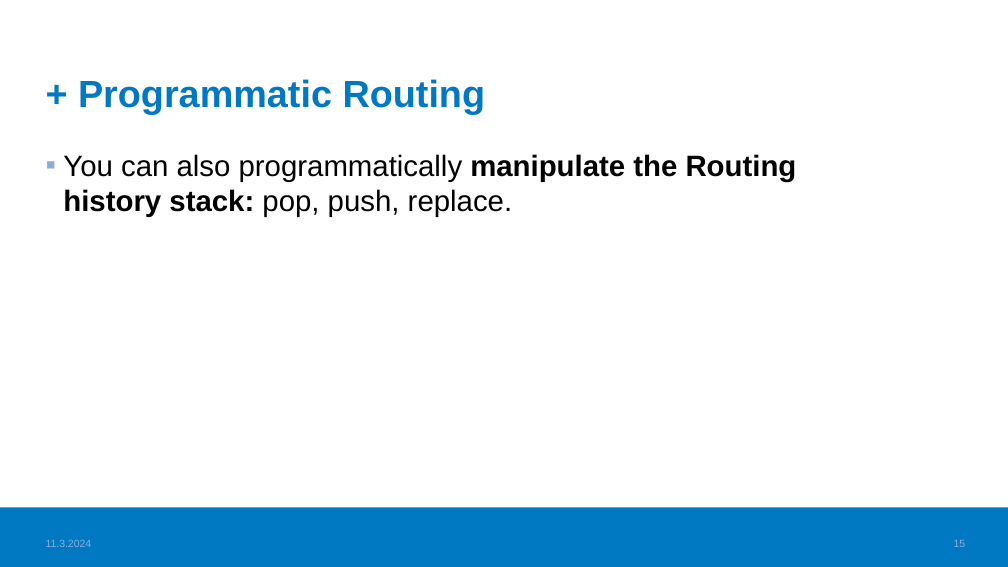
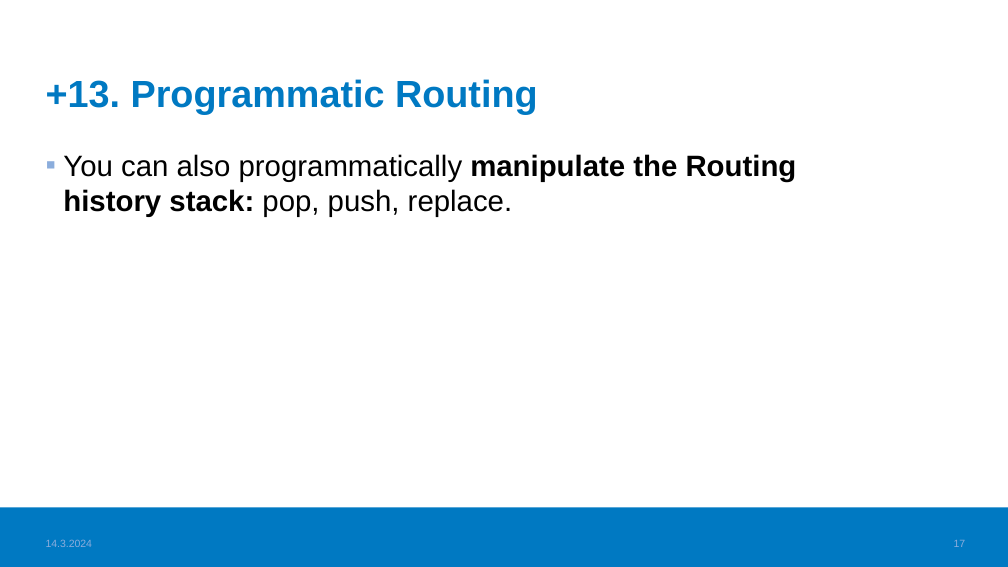
Before and after one commit to haagahelia/ohke-teknologiat, a slide deck: slide 17 of 05_frontend/Frontend_VideoTopics.pptx (slide 15 before the commit). Drawn at 1008x567 pixels with LibreOffice and Linux fonts; fonts in the diff are those of the drawing; background and template pictures are left out. Boxes give left, top, right and bottom in pixels: in the first picture for what was removed or moved away, otherwise in the second. Text is boxed around its words. In the diff, an @@ line names an element or a change of style, - is before the commit and + after.

```diff
--- a/05_frontend/Frontend_VideoTopics.pptx
+++ b/05_frontend/Frontend_VideoTopics.pptx
@@ title at <box>46,79,538,114</box>: text changed @@
-+ Programmatic Routing
++13. Programmatic Routing
@@ text at <box>46,539,93,547</box>: text changed @@
-11.3.2024
+14.3.2024
@@ page number at <box>954,540,966,547</box>: text changed @@
-15
+17
```
Also in this commit, not shown: 16 other slides changed, 1 other file.
